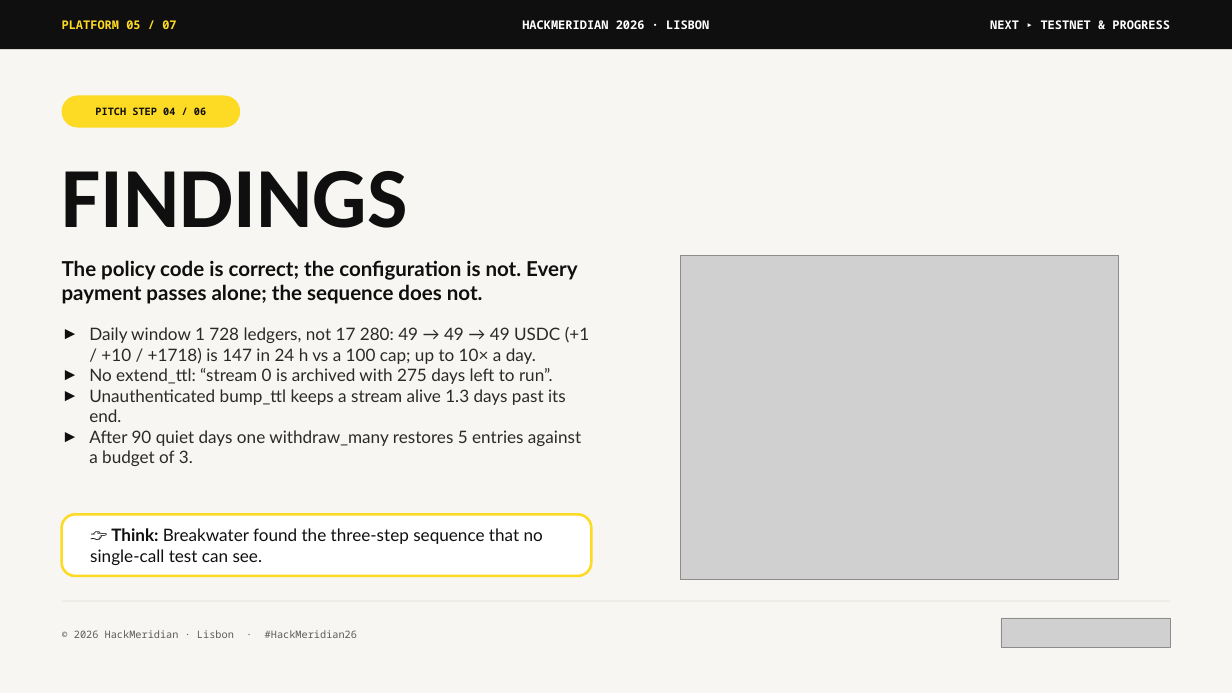
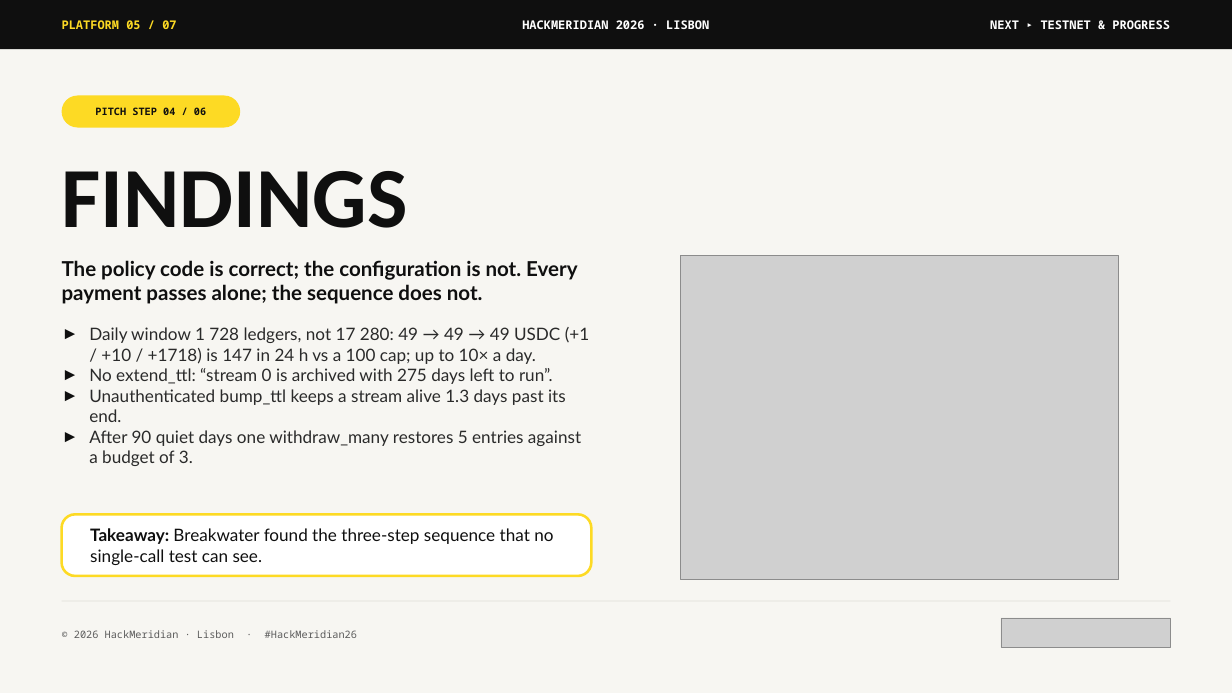
Before and after one commit to Belvast-Innovation/Breakwater, a slide deck: slide 5 of docs/deck/breakwater-pitch.pptx. Drawn at 1232x693 pixels with LibreOffice and Linux fonts; fonts in the diff are those of the drawing; grey boxes stand for pictures. Boxes give left, top, right and bottom in pixels: in the first picture for what was removed or moved away, otherwise in the second. Text is boxed around its words. In the diff, an @@ line names an element or a change of style, - is before the commit and + after.

Commit message:
docs: polish the readme, architecture diagrams and pitch deck (#18)
Uses the transparent logo in the README and on the deck cover, groups
the README badges into three rows (project, stack, hackathon), and
replaces the box-drawing diagrams in the README and ARCHITECTURE with
Mermaid. On the deck, the template's "Think" callouts get a short label
per slide, and the commit, pull request and test counts are synced to
the state after this change (19, 18, 43).

```diff
--- a/docs/deck/breakwater-pitch.pptx
+++ b/docs/deck/breakwater-pitch.pptx
@@ text in rounded rectangle at (x1=90, y1=528, x2=553, y2=565): text changed @@
-👉 Think: Breakwater found the three-step sequence that no single-call test can see.
+Takeaway: Breakwater found the three-step sequence that no single-call test can see.
```
Also in this commit, not shown: 6 other slides changed, 5 other files.
